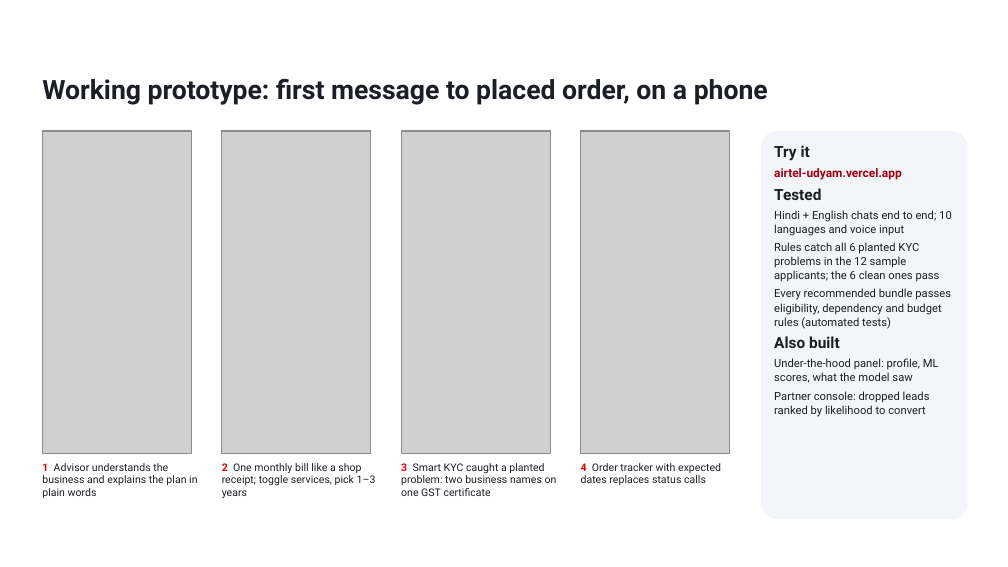
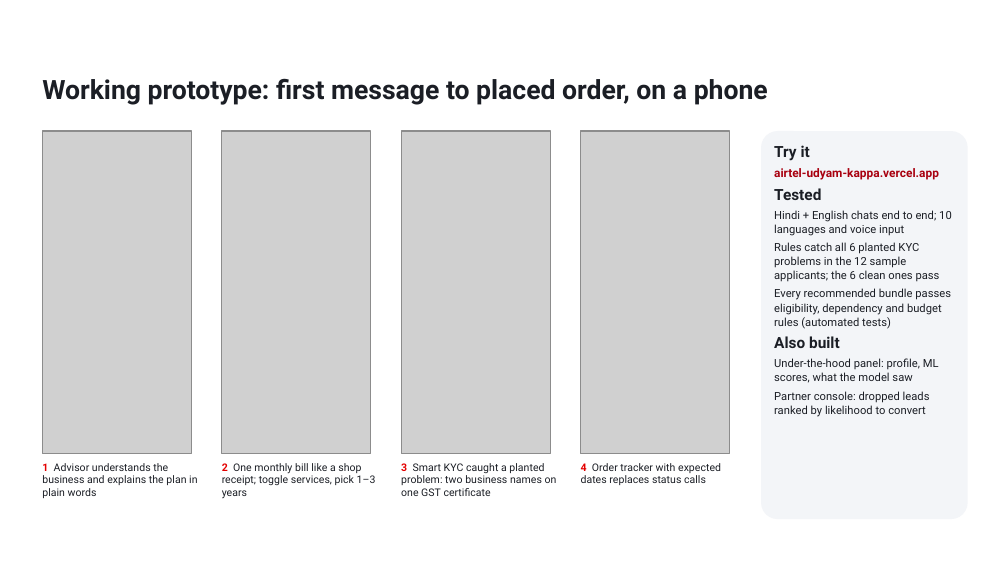
Before and after one commit to Unique0202/Team_Shenron_Airtel_Hackathon, a slide deck: slide 4 of deck/Shenron_IIITD.pptx. Drawn at 1008x567 pixels with LibreOffice and Linux fonts; fonts in the diff are those of the drawing; grey boxes stand for pictures; background and template pictures are left out. Boxes give left, top, right and bottom in pixels: in the first picture for what was removed or moved away, otherwise in the second. Text is boxed around its words. In the diff, an @@ line names an element or a change of style, - is before the commit and + after.

```diff
--- a/deck/Shenron_IIITD.pptx
+++ b/deck/Shenron_IIITD.pptx
@@ text at bbox=[774, 168, 939, 180]: text changed @@
-airtel-udyam.vercel.app
+airtel-udyam-kappa.vercel.app
```
Also in this commit, not shown: 1 other slide changed, 3 other files.
